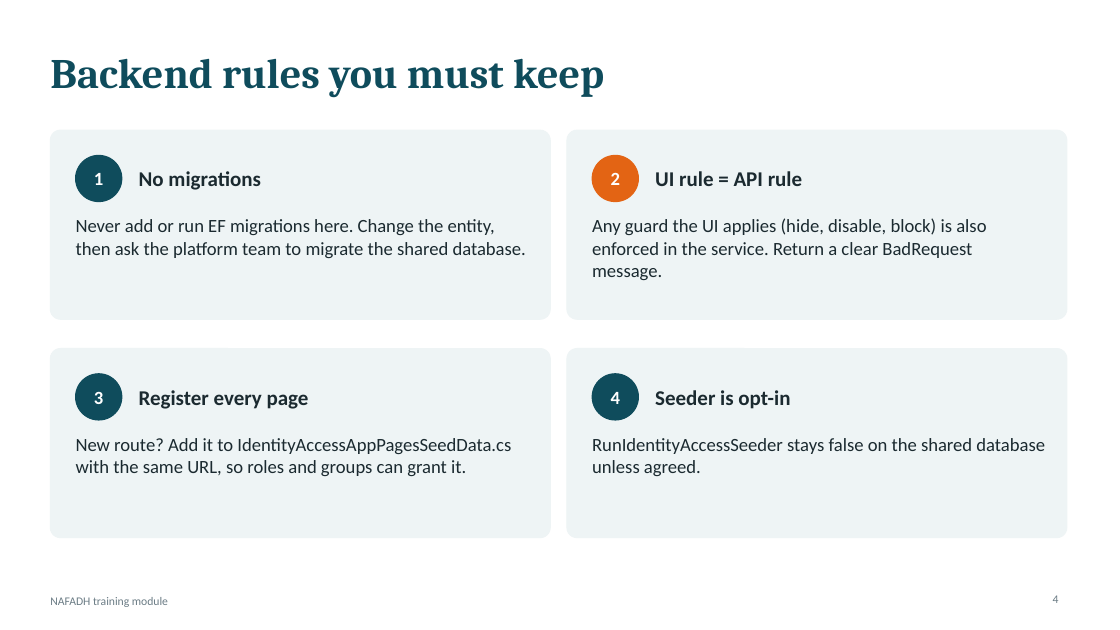
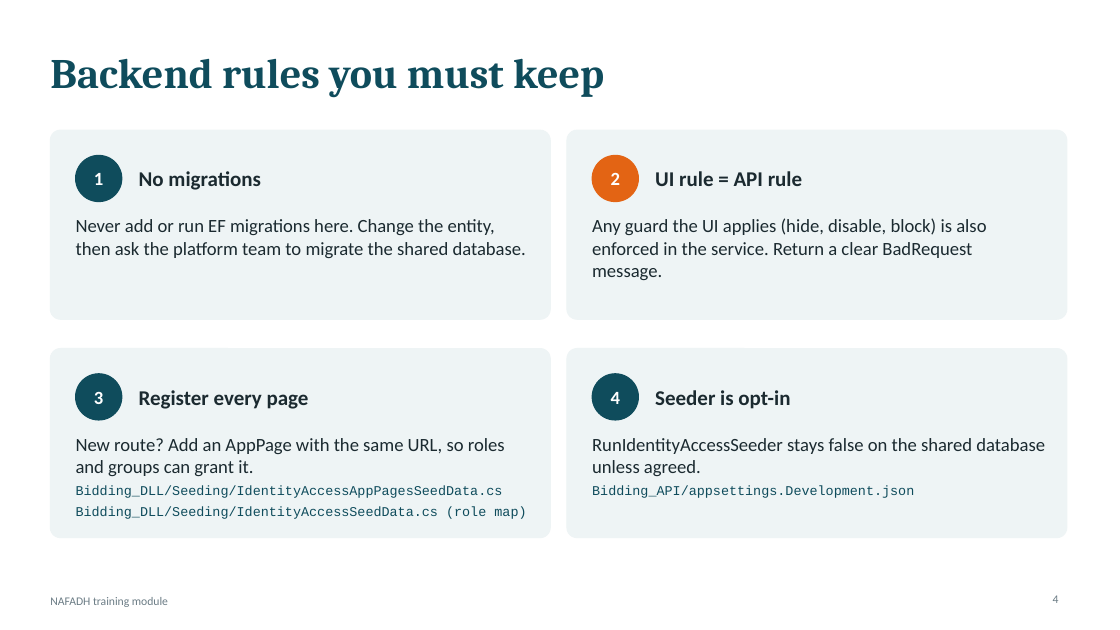
Before and after one commit to TRA-Projects/nafadh_trainning, a slide deck: slide 4 of docs/training-standards.pptx. Drawn at 1120x630 pixels with LibreOffice and Linux fonts; fonts in the diff are those of the drawing. Boxes give left, top, right and bottom in pixels: in the first picture for what was removed or moved away, otherwise in the second. Text is boxed around its words. In the diff, an @@ line names an element or a change of style, - is before the commit and + after.

```diff
--- a/docs/training-standards.pptx
+++ b/docs/training-standards.pptx
@@ text at box(76, 438, 526, 519): text changed; size 16 to 11.5 pt; font Calibri to Courier New; text colour #1B2A30 to #0F4C5C @@
-New route? Add it to IdentityAccessAppPagesSeedData.cs with the same URL, so roles and groups can grant it.
+New route? Add an AppPage with the same URL, so roles and groups can grant it.
+Bidding_DLL/Seeding/IdentityAccessAppPagesSeedData.cs
+Bidding_DLL/Seeding/IdentityAccessSeedData.cs (role map)
@@ text at box(592, 485, 914, 498): paragraph added @@
+Bidding_API/appsettings.Development.json
```
Also in this commit, not shown: 11 other slides changed.
